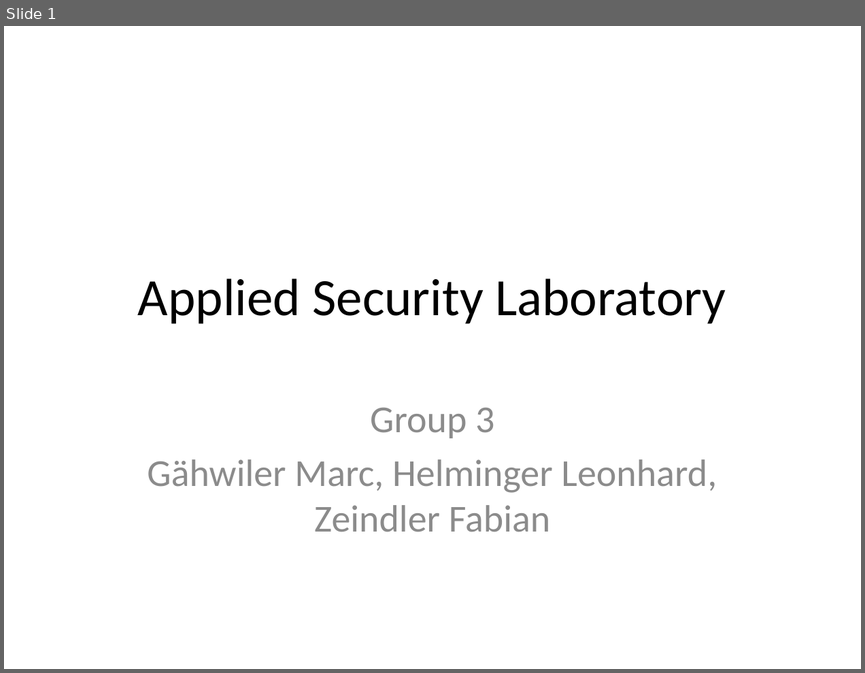
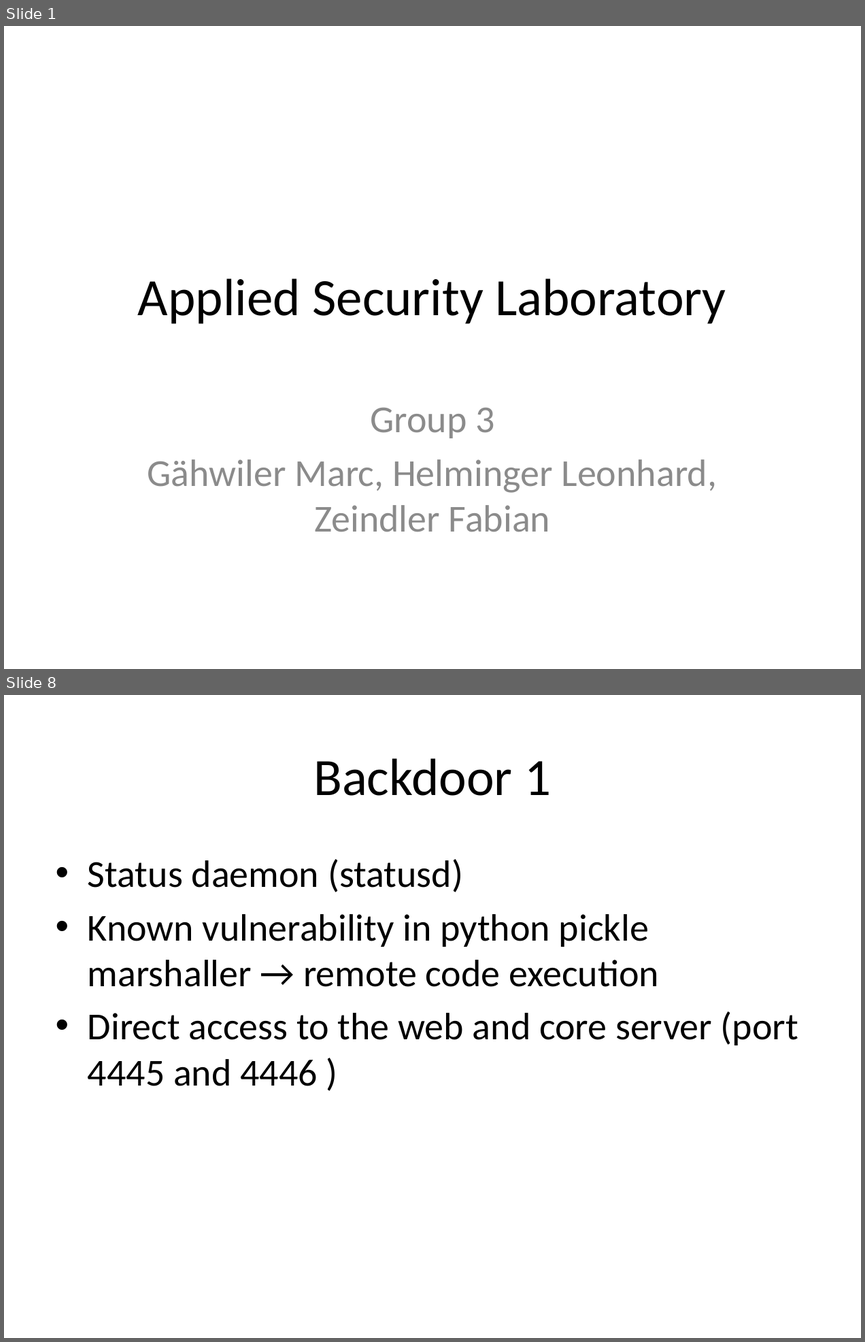
Before and after one commit to KarlKode/AppliedLabProject, a slide deck: presentation/Präsentation1.pptx. Shown one above the other, each under a label of ours: slide 1 before the commit, slides 1 and 8 after it; the slides between them are not shown. The pictures are 865x673 and 865x1342 pixels, drawn with LibreOffice and Linux fonts; fonts in the diff are those of the drawing. Boxes give left, top, right and bottom in pixels: in the first picture for what was removed or moved away, otherwise in the second. Text is boxed around its words. In the diff, an @@ line names an element or a change of style, - is before the commit and + after.

```diff
--- a/presentation/Präsentation1.pptx
+++ b/presentation/Präsentation1.pptx
@@ slide 8 added at (x1=4, y1=695, x2=861, y2=1338), background #FFFFFF @@
@@ title added at (x1=313, y1=758, x2=551, y2=796), 44 pt, text #000000 @@
+Backdoor 1
@@ text added at (x1=88, y1=859, x2=798, y2=1086), 32 pt, text #000000 @@
+• Status daemon (statusd)
+• Known vulnerability in python pickle marshaller → remote code execution
+• Direct access to the web and core server (port 4445 and 4446 )
```
Also in this commit, not shown: 11 other slides added, 1 other file.
